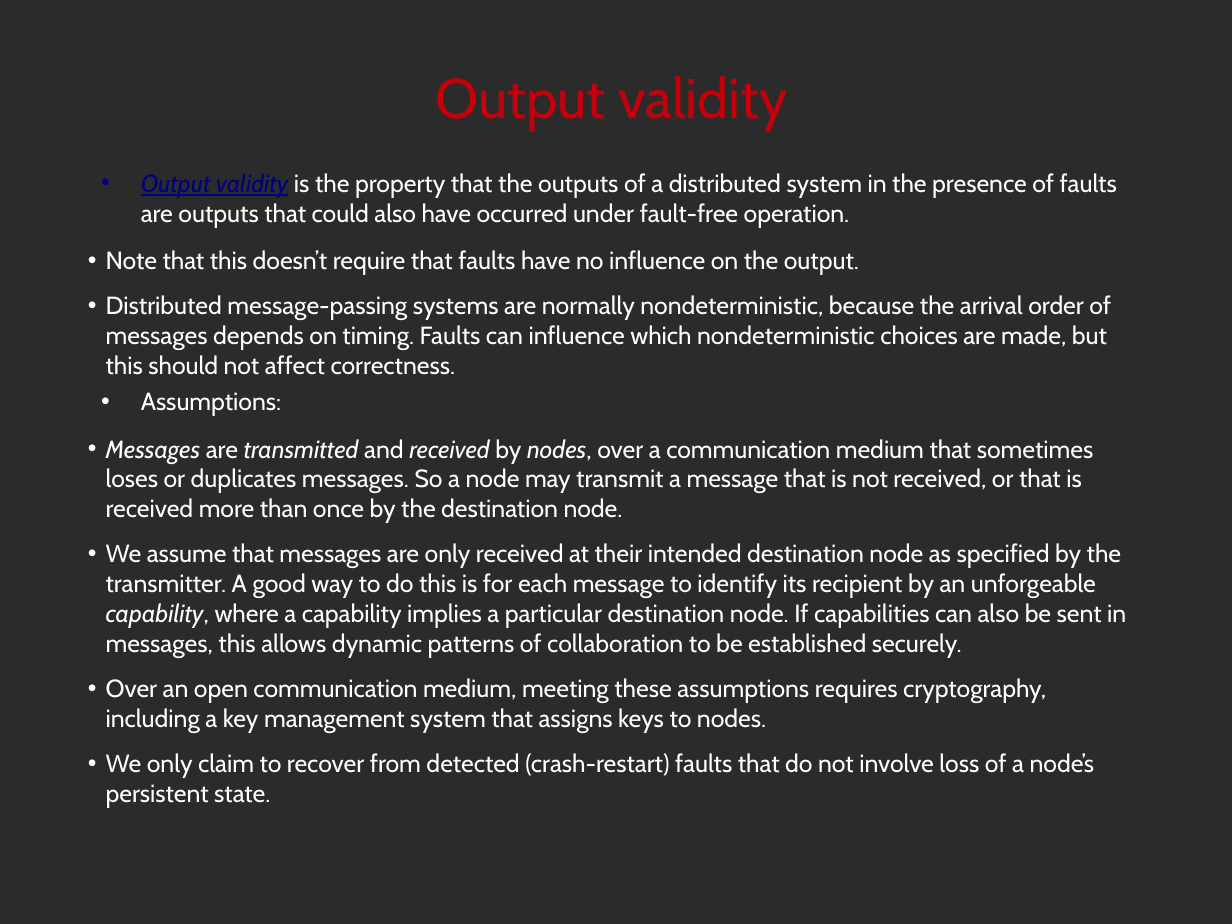
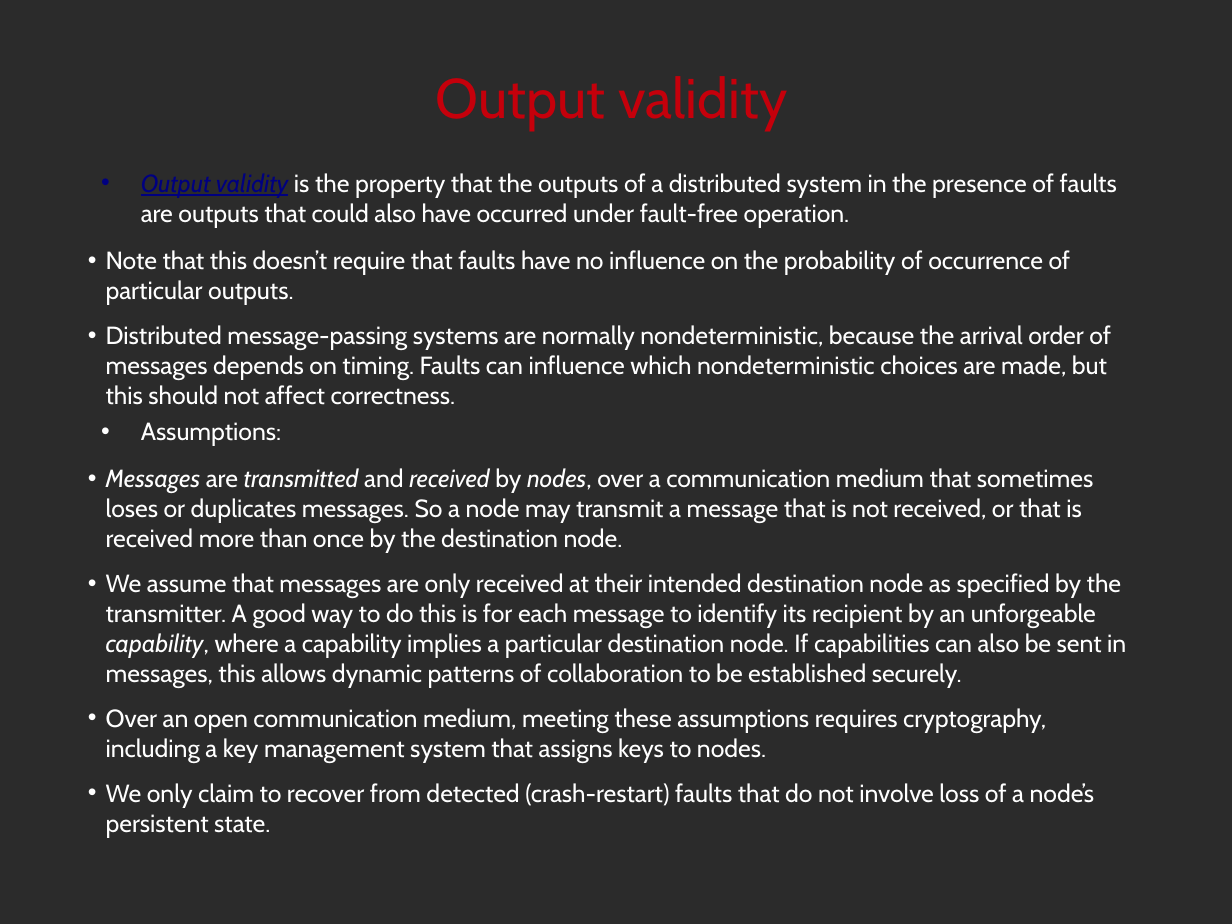
Before and after one commit to noether-lang/noether, a slide deck: slide 33 of doc/presentations/StrangeLoop2014/handling.odp (slide 32 before the commit). Drawn at 1232x924 pixels with LibreOffice and Linux fonts; fonts in the diff are those of the drawing; background and template pictures are left out; a plain dark background stands for a picture behind light text. Boxes give left, top, right and bottom in pixels: in the first picture for what was removed or moved away, otherwise in the second. Text is boxed around its words. In the diff, an @@ line names an element or a change of style, - is before the commit and + after.

```diff
--- a/doc/presentations/StrangeLoop2014/handling.odp
+++ b/doc/presentations/StrangeLoop2014/handling.odp
@@ text at (106, 250, 1071, 304): text changed @@
-  • Note that this doesn’t require that faults have no influence on the output.
+  • Note that this doesn’t require that faults have no influence on the probability of occurrence of particular outputs.
```
Also in this commit, not shown: 21 other slides changed, 1 slide added, 2 other files.
